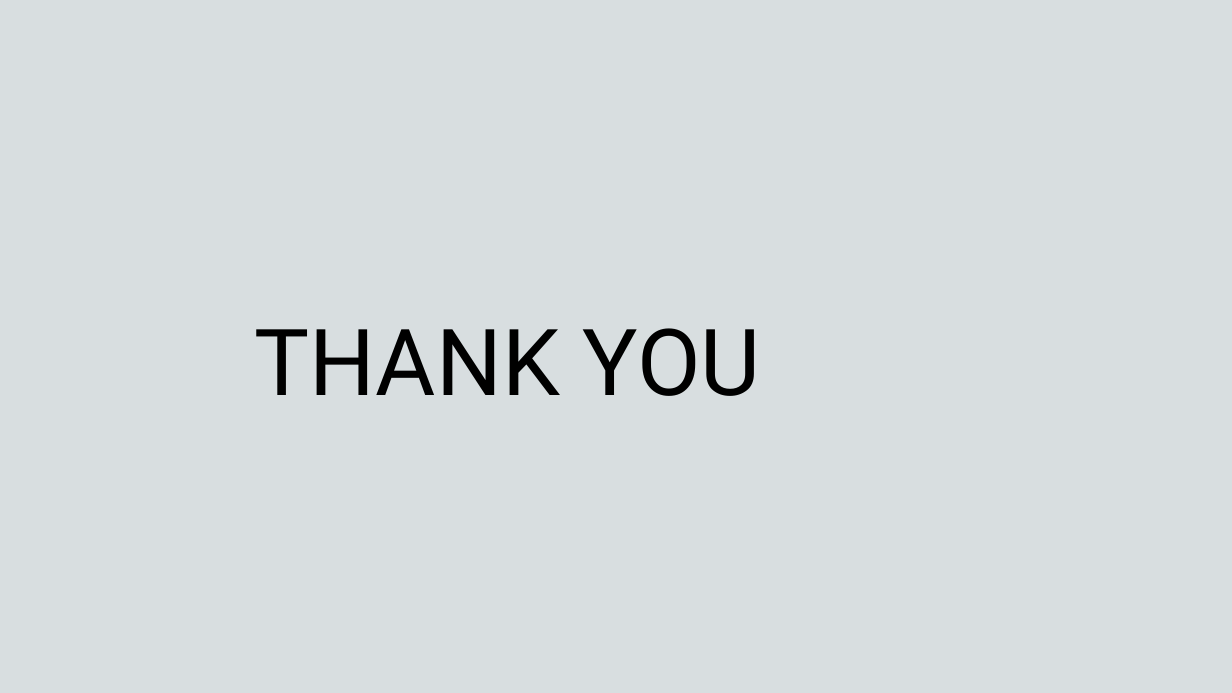
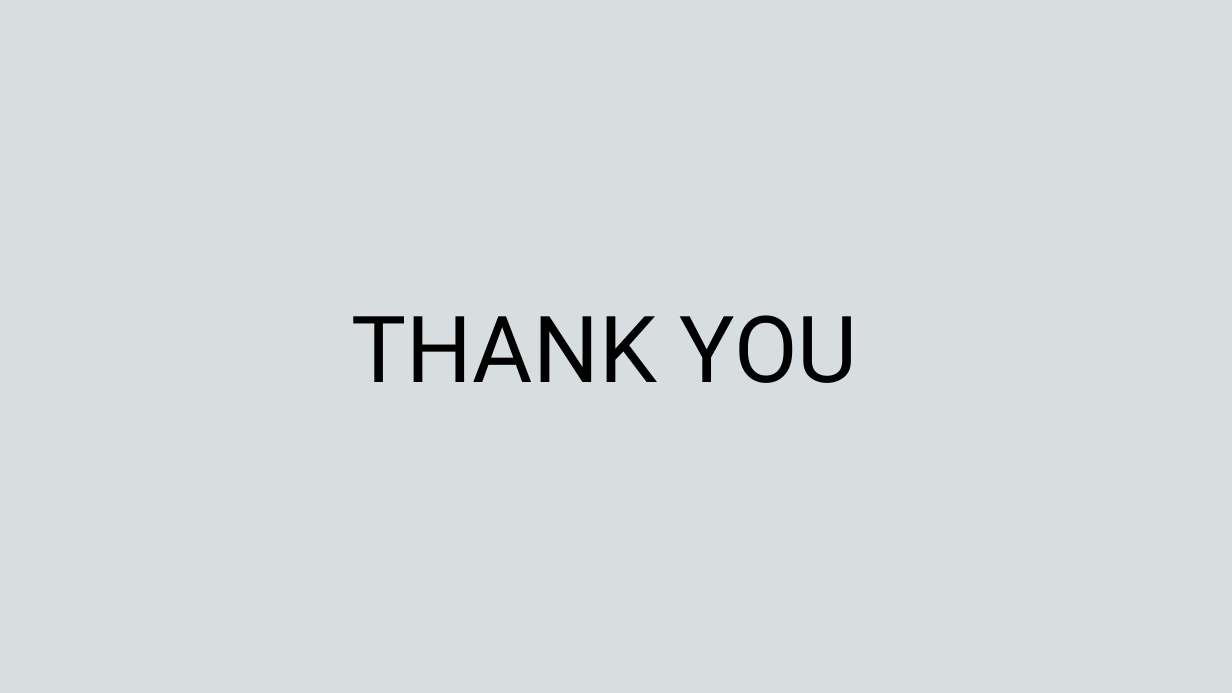
Before and after one commit to mkartuncc/4122_Final_Project, a slide deck: slide 6 of Skyline Scumbles.pptx. Drawn at 1232x693 pixels with LibreOffice and Linux fonts; fonts in the diff are those of the drawing; background and template pictures are left out. Boxes give left, top, right and bottom in pixels: in the first picture for what was removed or moved away, otherwise in the second. Text is boxed around its words. In the diff, an @@ line names an element or a change of style, - is before the commit and + after.

```diff
--- a/Skyline Scumbles.pptx
+++ b/Skyline Scumbles.pptx
@@ text "THANK YOU": place and size @@
-text "THANK YOU" at (254,328,761,396)
+text "THANK YOU" at (351,315,858,383)
```
Also in this commit, not shown: 1 other slide changed.
